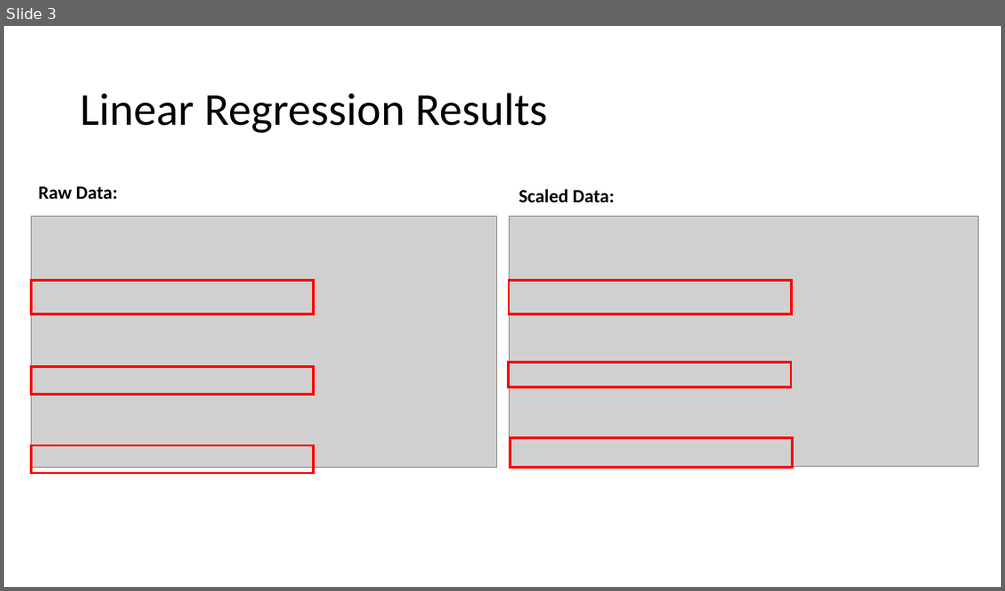
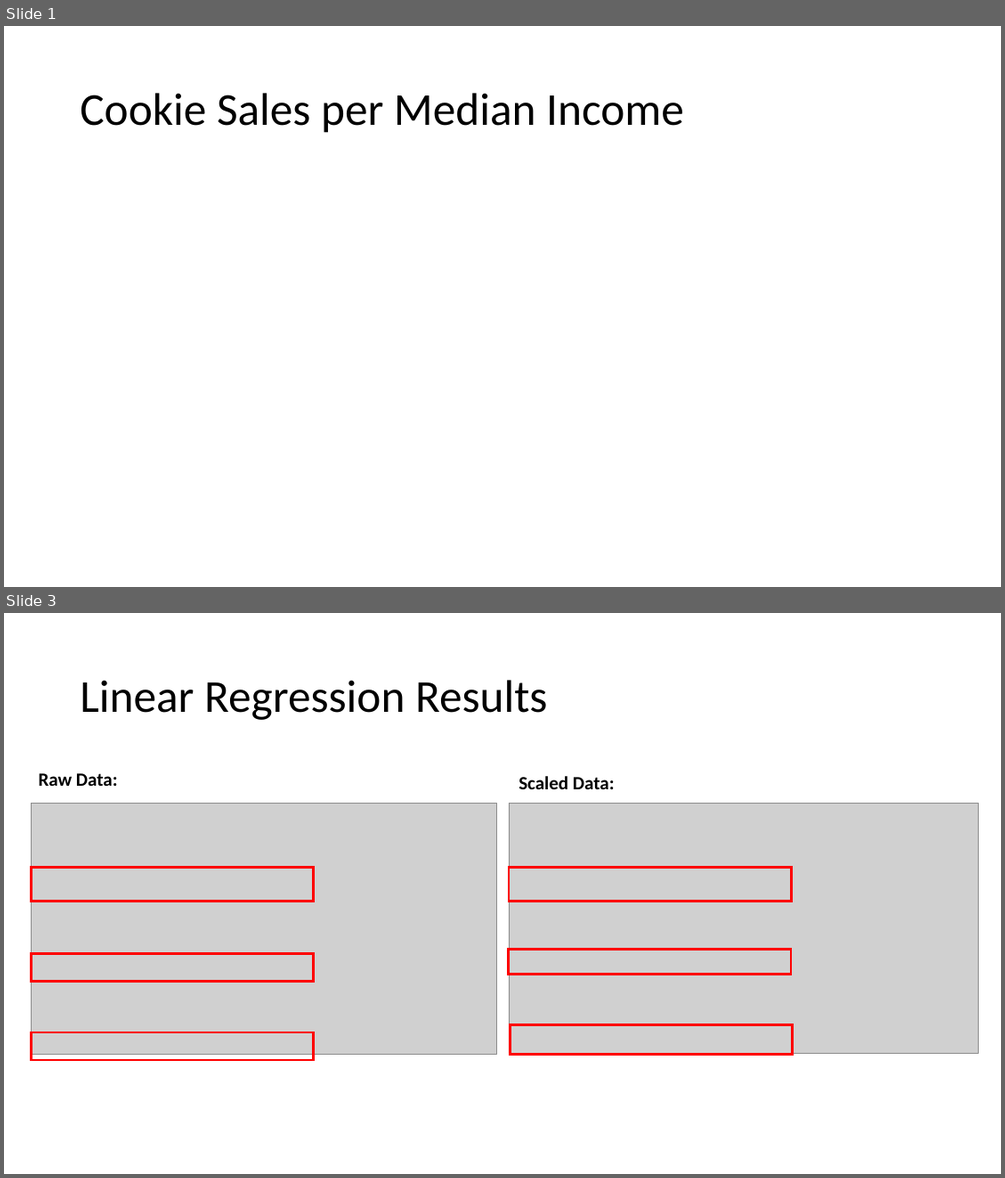
Before and after one commit to sbooysen/C-is-for-Cookie, a slide deck: Presentation/model_slides.pptx. Shown one above the other, each under a label of ours: slide 3 before the commit, slides 1 and 3 after it; the slides between them are not shown. The pictures are 1005x591 and 1005x1178 pixels, drawn with LibreOffice and Linux fonts; fonts in the diff are those of the drawing; grey boxes stand for pictures. Boxes give left, top, right and bottom in pixels: in the first picture for what was removed or moved away, otherwise in the second. Text is boxed around its words. In the diff, an @@ line names an element or a change of style, - is before the commit and + after.

```diff
--- a/Presentation/model_slides.pptx
+++ b/Presentation/model_slides.pptx
@@ slide 1 added at (4,26,1001,587), background #FFFFFF @@
@@ title added at (80,93,684,133), 44 pt, text #000000 @@
+Cookie Sales per Median Income
```
Also in this commit, not shown: 2 slides changed, 1 slide removed.
